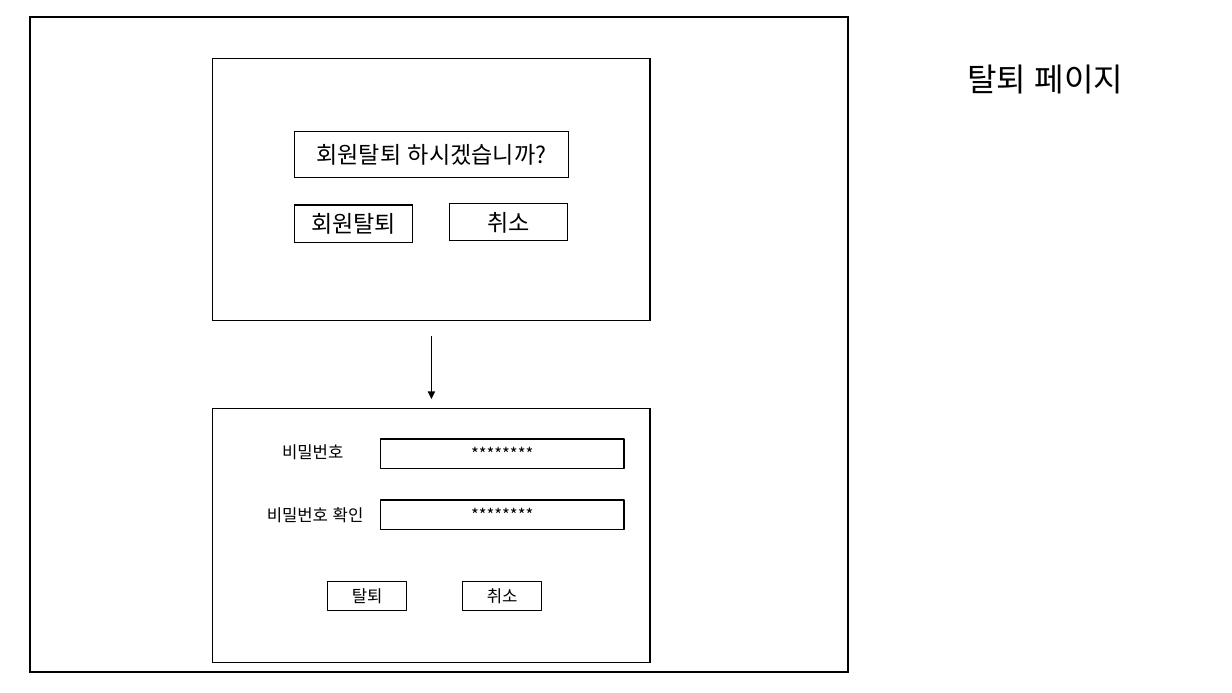
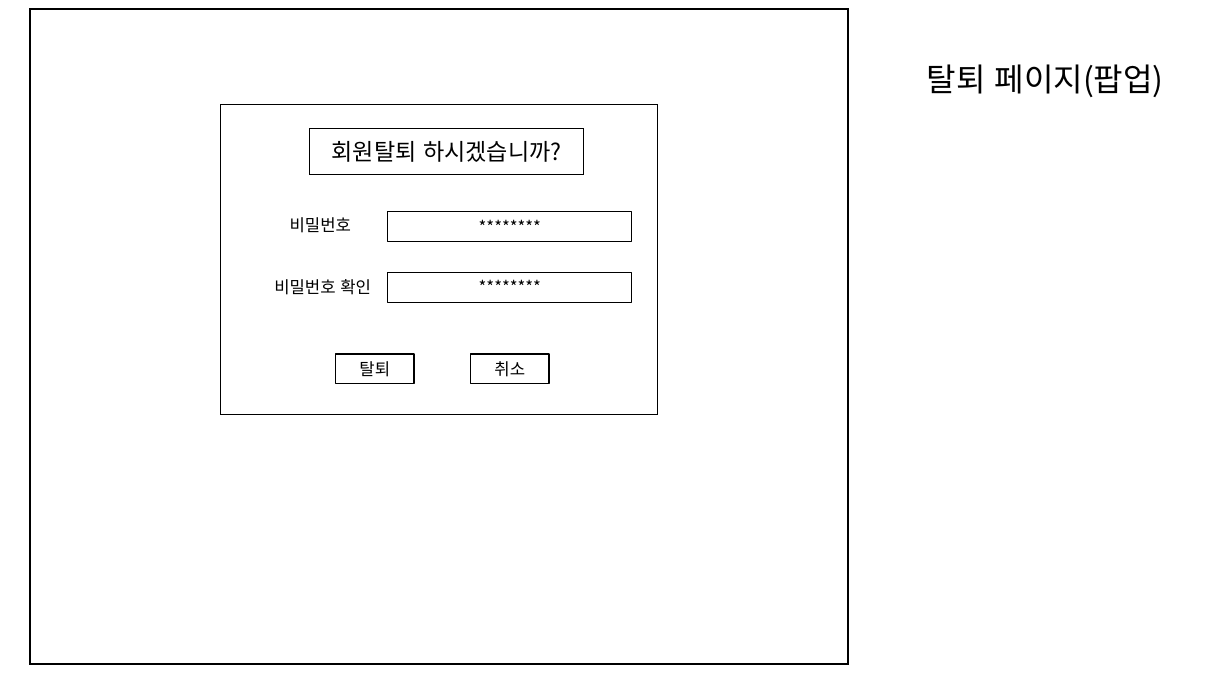
Before and after one commit to leeleyan/Carrot, a slide deck: slide 13 of ppt/프레젠테이션1.pptx. Drawn at 1232x693 pixels with LibreOffice and Linux fonts; fonts in the diff are those of the drawing. Boxes give left, top, right and bottom in pixels: in the first picture for what was removed or moved away, otherwise in the second. Text is boxed around its words. In the diff, an @@ line names an element or a change of style, - is before the commit and + after.

Commit message:
pt

```diff
--- a/ppt/프레젠테이션1.pptx
+++ b/ppt/프레젠테이션1.pptx
@@ rectangle moved from (x1=30, y1=17, x2=848, y2=672) to (x1=30, y1=9, x2=848, y2=665) @@
@@ rectangle removed at (x1=213, y1=58, x2=650, y2=321) @@
@@ title at (x1=927, y1=64, x2=1164, y2=97): text changed @@
-탈퇴 페이지
+탈퇴 페이지(팝업)
@@ rectangle resized from (x1=213, y1=409, x2=650, y2=663) to (x1=220, y1=104, x2=657, y2=415) @@
@@ rectangle "회원탈퇴 하시겠습니까?" moved from (x1=295, y1=131, x2=568, y2=177) to (x1=310, y1=128, x2=583, y2=175) @@
@@ rectangle removed at (x1=295, y1=205, x2=413, y2=242) @@
-회원탈퇴
@@ rectangle removed at (x1=450, y1=203, x2=568, y2=240) @@
-취소
@@ 4 rectangles, 2 texts moved together from (x1=267, y1=439, x2=625, y2=611) to (x1=274, y1=212, x2=632, y2=384) @@
@@ arrow removed from (432, 336) to (432, 399) @@
```
Also in this commit, not shown: 1 other slide changed.
